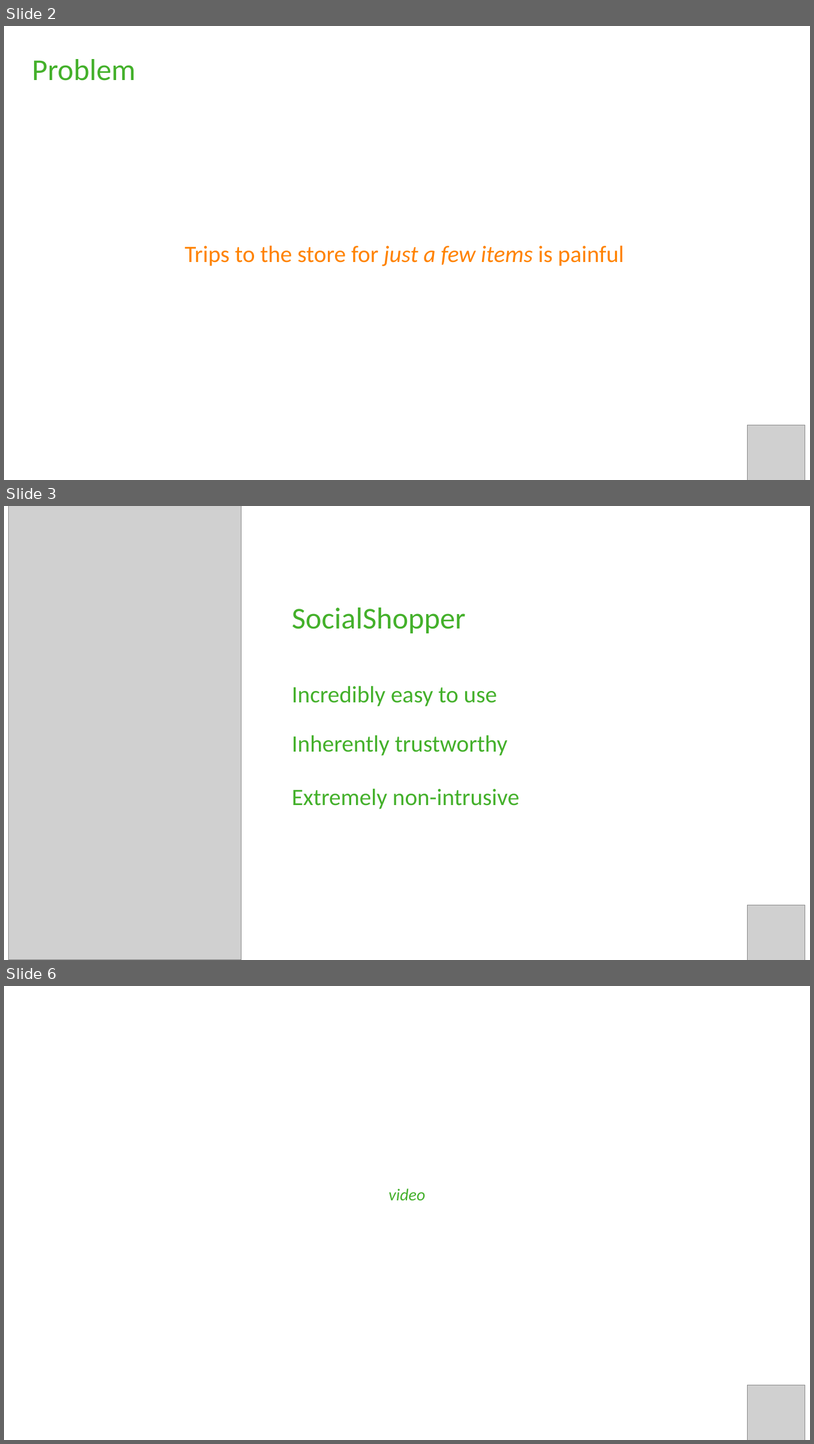
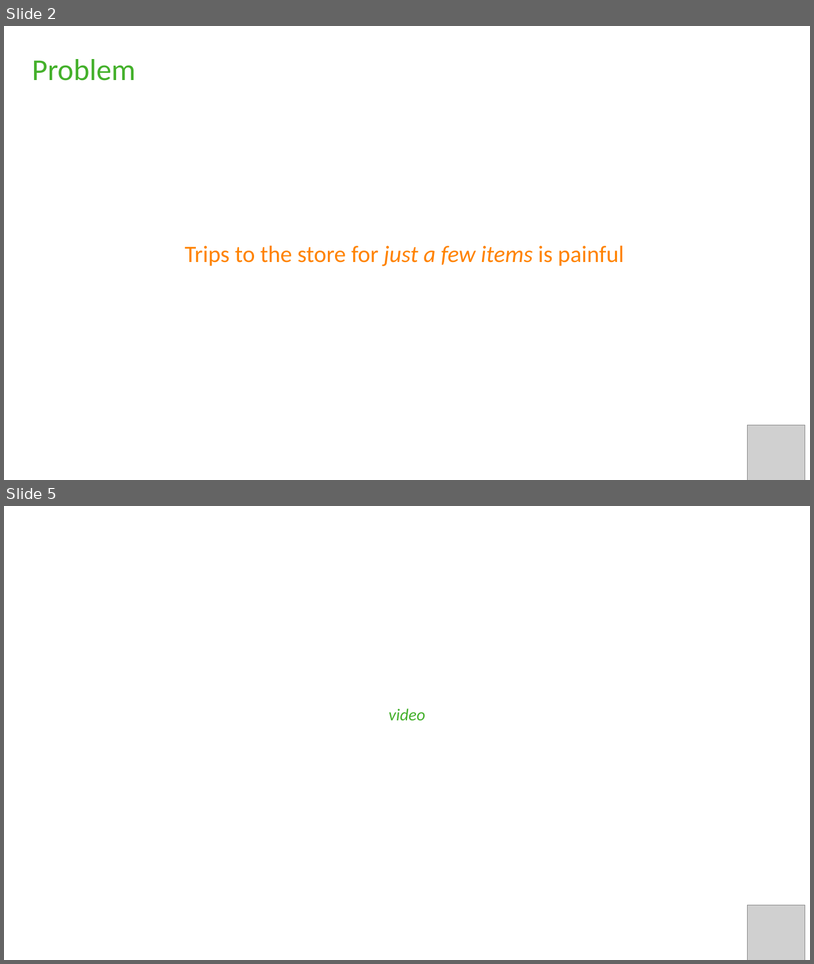
Before and after one commit to Codepath-Sep-2017-Group-16/ShopperPro, a slide deck: Presentation/Presentation.pptx. Shown one above the other, each under a label of ours: slides 2, 3 and 6 before the commit, slides 2 and 5 after it; the slides between them are not shown. The pictures are 814x1444 and 814x964 pixels, drawn with LibreOffice and Linux fonts; fonts in the diff are those of the drawing; grey boxes stand for pictures. Boxes give left, top, right and bottom in pixels: in the first picture for what was removed or moved away, otherwise in the second. Text is boxed around its words. In the diff, an @@ line names an element or a change of style, - is before the commit and + after.

```diff
--- a/Presentation/Presentation.pptx
+++ b/Presentation/Presentation.pptx
@@ slide 3 removed at (x1=4, y1=506, x2=810, y2=960), background #FFFFFF @@
@@ picture removed at (x1=9, y1=506, x2=242, y2=960) @@
@@ text removed at (x1=292, y1=607, x2=466, y2=633) @@
-SocialShopper
@@ text removed at (x1=292, y1=685, x2=497, y2=706) @@
-Incredibly easy to use
@@ text removed at (x1=292, y1=735, x2=508, y2=756) @@
-Inherently trustworthy
@@ text removed at (x1=292, y1=788, x2=519, y2=809) @@
-Extremely non-intrusive
@@ picture removed at (x1=748, y1=904, x2=806, y2=960) @@
@@ what was slide 6 is now slide 5 @@
```
Also in this commit, not shown: 2 slides changed, 1 slide added, 2 other slides removed, 1 other file.
